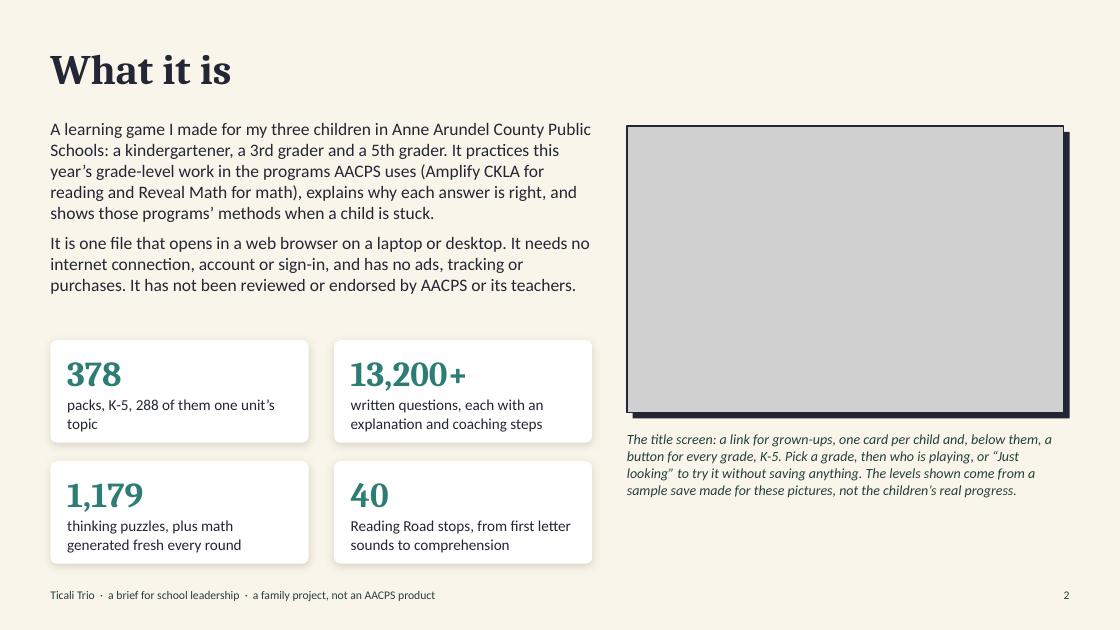
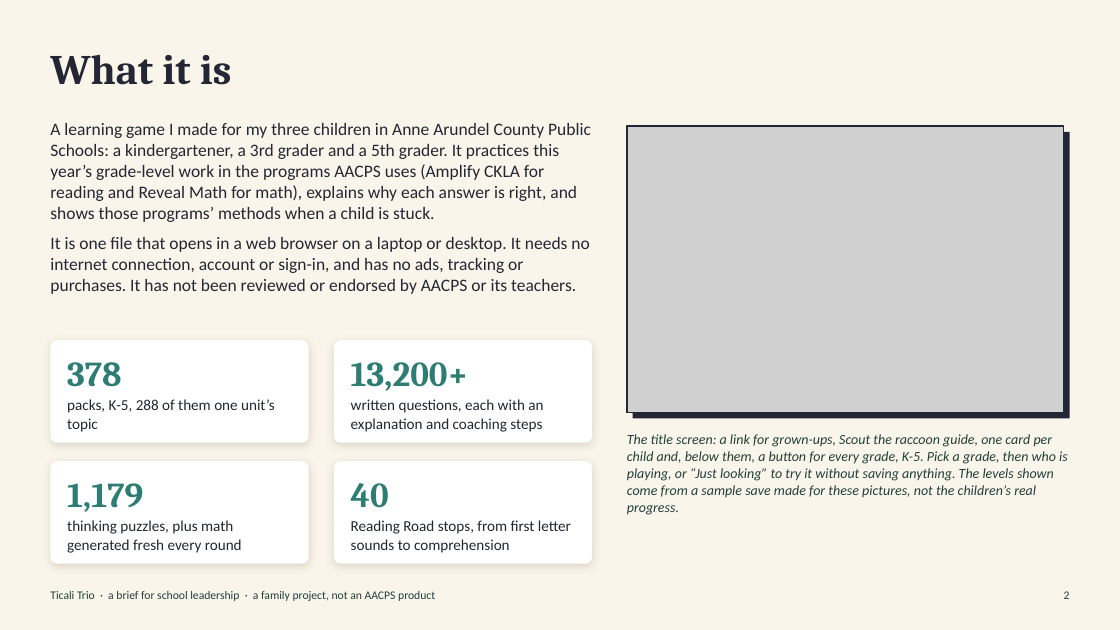
Before and after one commit to nicholasticali/Ticali-trio-education-game, a slide deck: slide 2 of for-school/Ticali_Trio_Brief.pptx. Drawn at 1120x630 pixels with LibreOffice and Linux fonts; fonts in the diff are those of the drawing; grey boxes stand for pictures. Boxes give left, top, right and bottom in pixels: in the first picture for what was removed or moved away, otherwise in the second. Text is boxed around its words. In the diff, an @@ line names an element or a change of style, - is before the commit and + after.

```diff
--- a/for-school/Ticali_Trio_Brief.pptx
+++ b/for-school/Ticali_Trio_Brief.pptx
@@ text at (627, 434, 1068, 515): text changed @@
-The title screen: a link for grown-ups, one card per child and, below them, a button for every grade, K-5. Pick a grade, then who is playing, or “Just looking” to try it without saving anything. The levels shown come from a sample save made for these pictures, not the children’s real progress.
+The title screen: a link for grown-ups, Scout the raccoon guide, one card per child and, below them, a button for every grade, K-5. Pick a grade, then who is playing, or “Just looking” to try it without saving anything. The levels shown come from a sample save made for these pictures, not the children’s real progress.
```
Also in this commit, not shown: 1 other slide changed, 7 other files.
